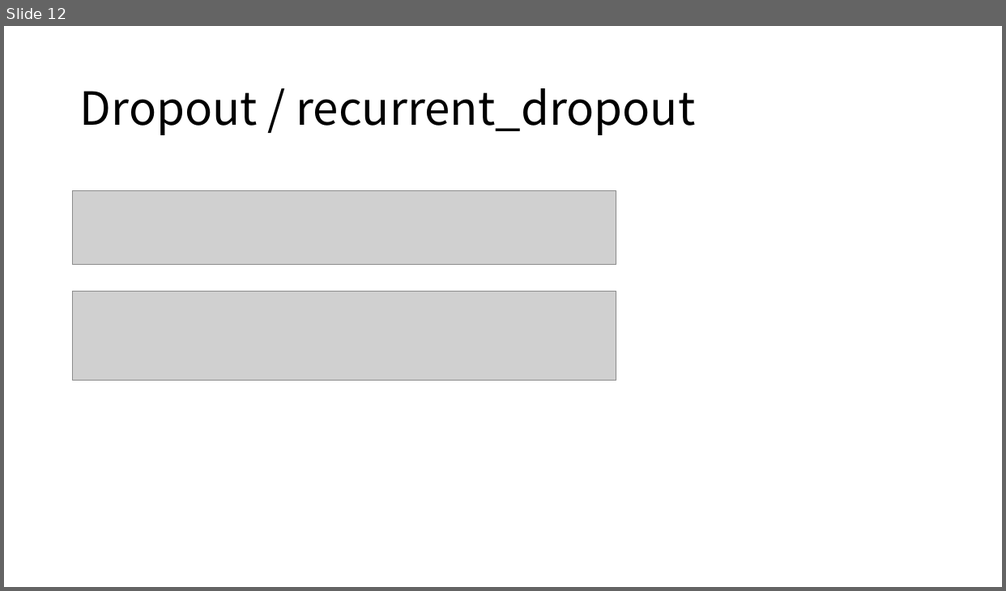
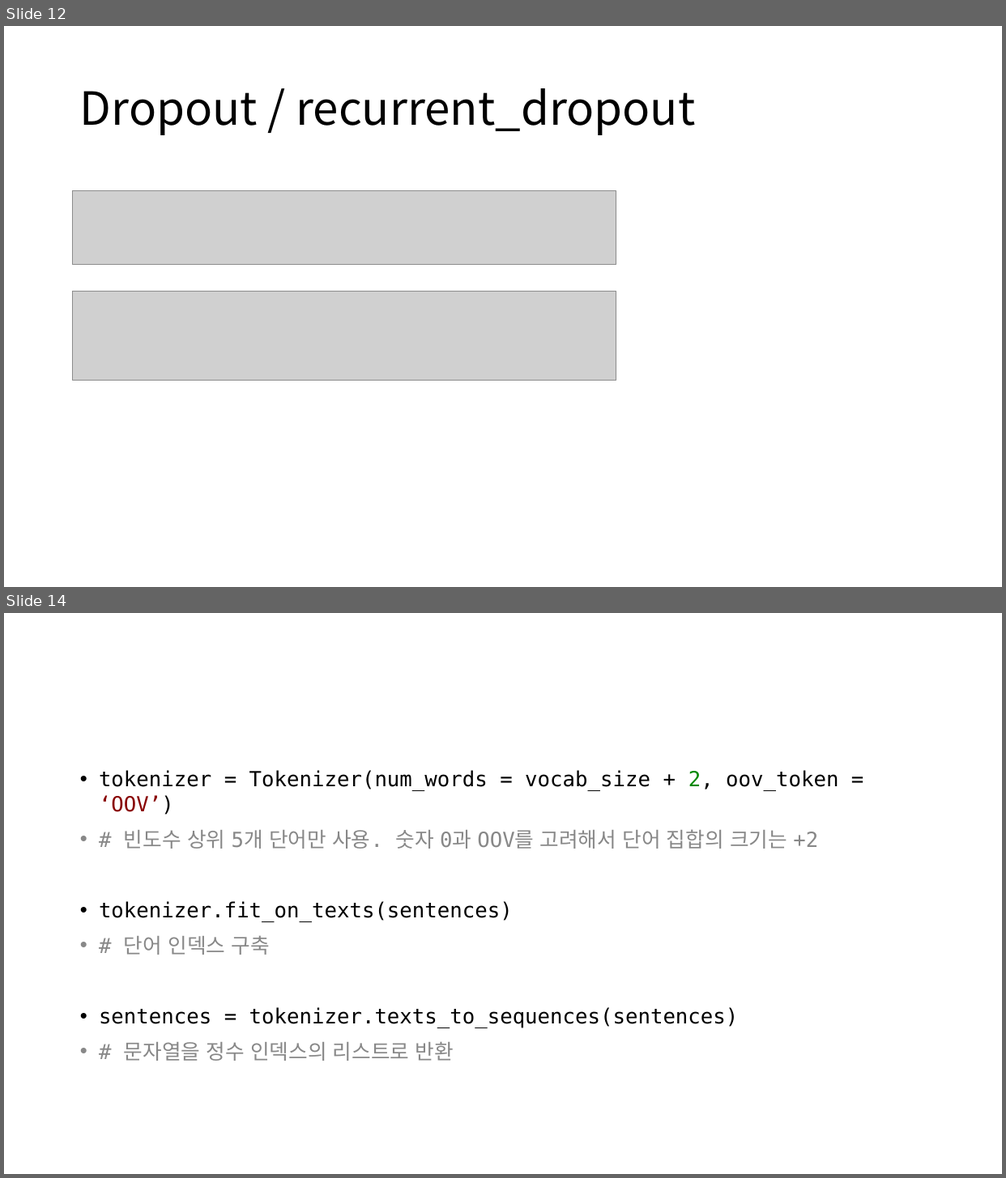
Before and after one commit to 201411094/tensorflowStudy, a slide deck: TensorFlow Beginner 공부.pptx. Shown one above the other, each under a label of ours: slide 12 before the commit, slides 12 and 14 after it; the slides between them are not shown. The pictures are 1006x591 and 1006x1178 pixels, drawn with LibreOffice and Linux fonts; fonts in the diff are those of the drawing; grey boxes stand for pictures. Boxes give left, top, right and bottom in pixels: in the first picture for what was removed or moved away, otherwise in the second. Text is boxed around its words. In the diff, an @@ line names an element or a change of style, - is before the commit and + after.

```diff
--- a/TensorFlow Beginner 공부.pptx
+++ b/TensorFlow Beginner 공부.pptx
@@ slide 14 added at (4, 613, 1002, 1174), background #FFFFFF @@
@@ text added at (99, 770, 838, 1061), 20 pt, text #000000 @@
+• tokenizer = Tokenizer(num_words = vocab_size + 2, oov_token = ‘OOV’)
+• # 빈도수 상위 5개 단어만 사용. 숫자 0과 OOV를 고려해서 단어 집합의 크기는 +2
+• tokenizer.fit_on_texts(sentences)
+• # 단어 인덱스 구축
+• sentences = tokenizer.texts_to_sequences(sentences)
+• # 문자열을 정수 인덱스의 리스트로 반환
```
Also in this commit, not shown: 8 other slides added, 1 other file.
